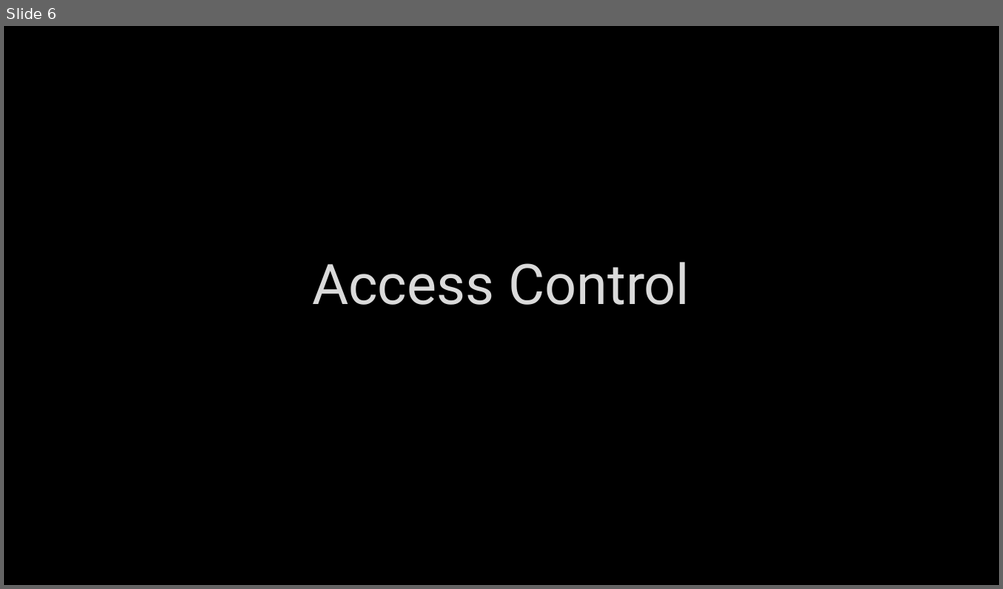
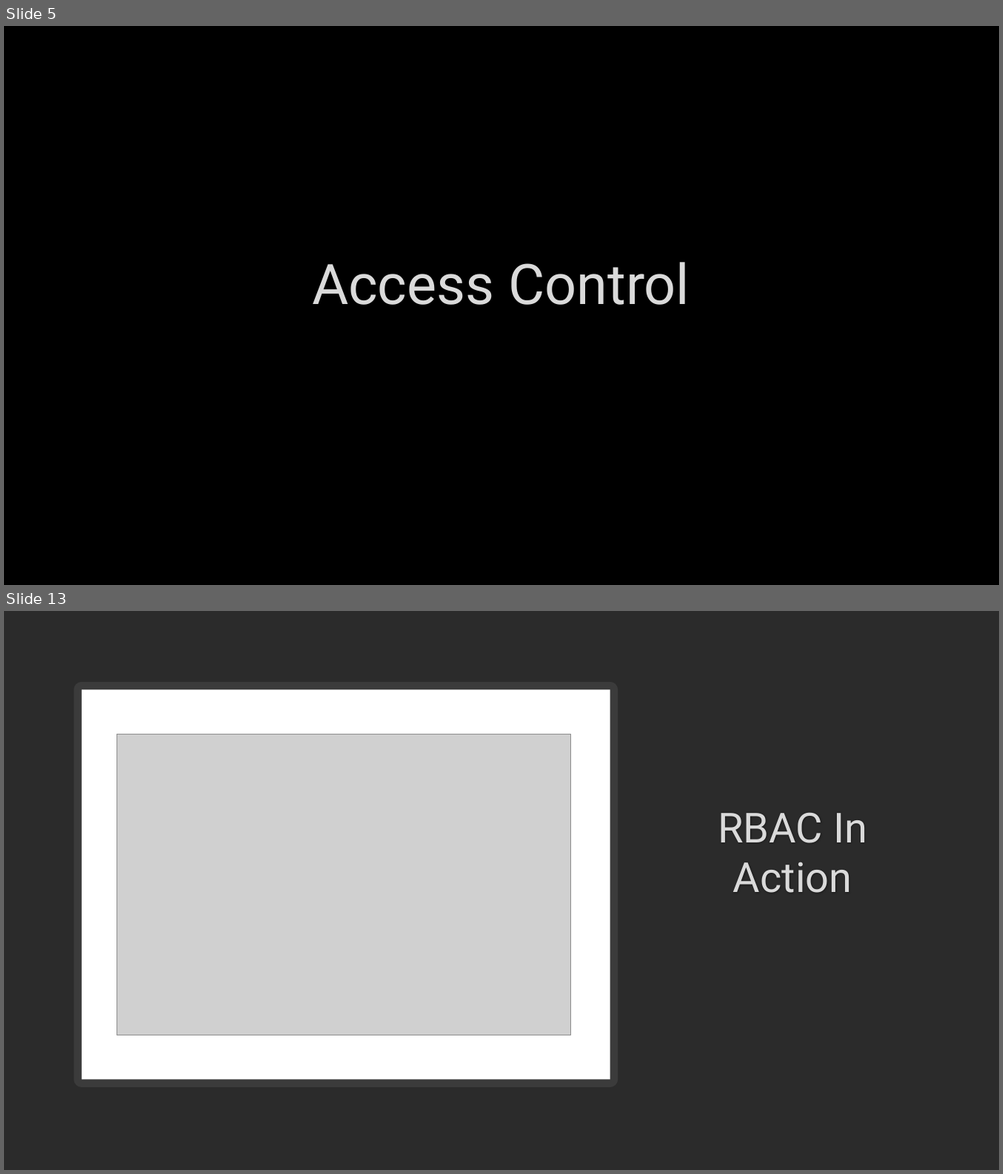
Before and after one commit to hexa-decim8/ISBPM, a slide deck: Class_Materials/Week_2/Day_1_Security_and_Architecture_WIP/ISBPM - Intro to Security.pptx. Shown one above the other, each under a label of ours: slide 6 before the commit, slides 5 and 13 after it; the slides between them are not shown. The pictures are 1003x589 and 1003x1174 pixels, drawn with LibreOffice and Linux fonts; fonts in the diff are those of the drawing; grey boxes stand for pictures; background and template pictures are left out; a plain dark background stands for a picture behind light text. Boxes give left, top, right and bottom in pixels: in the first picture for what was removed or moved away, otherwise in the second. Text is boxed around its words. In the diff, an @@ line names an element or a change of style, - is before the commit and + after.

```diff
--- a/Class_Materials/Week_2/Day_1_Security_and_Architecture_WIP/ISBPM - Intro to Security.pptx
+++ b/Class_Materials/Week_2/Day_1_Security_and_Architecture_WIP/ISBPM - Intro to Security.pptx
@@ slide 13 added at <box>4,611,999,1170</box>, background picture (left out) @@
@@ rectangle added at <box>82,690,610,1080</box>, fill #FFFFFF, outline #FFFFFF 15 pt @@
@@ picture added at <box>116,734,570,1037</box> @@
@@ title added at <box>717,812,867,893</box>, 40 pt, text #DADADA @@
+RBAC In Action
@@ what was slide 6 is now slide 5 @@
```
Also in this commit, not shown: 3 slides changed, 13 other slides added, 3 other files.
